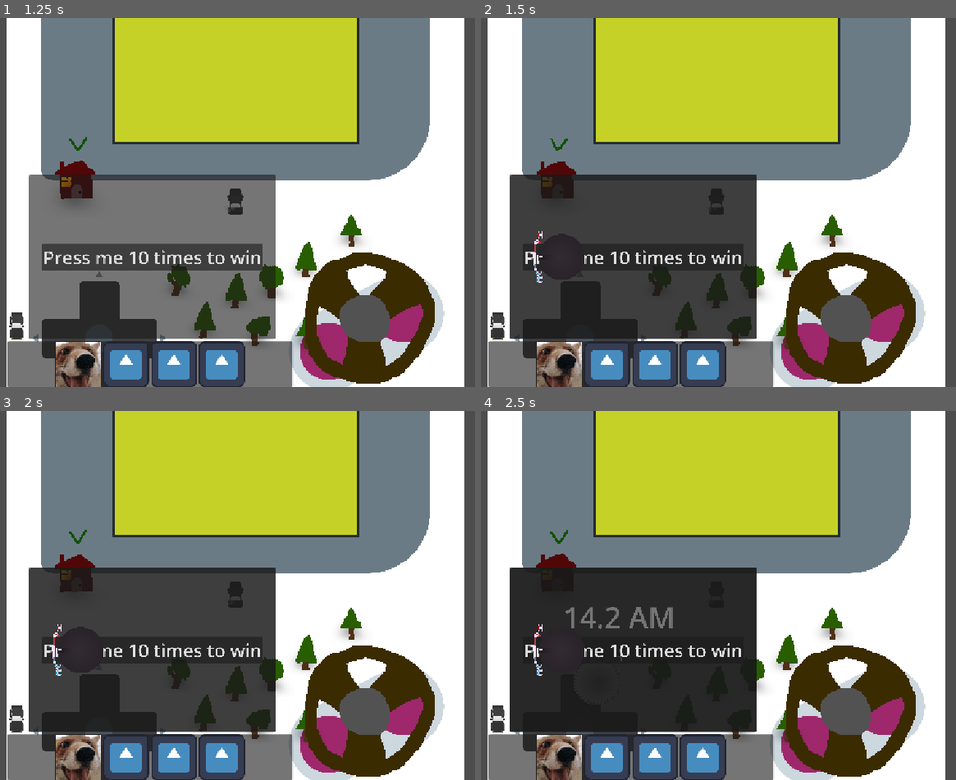
Above: before the commit, frames 1-4 (two rows, left to right).
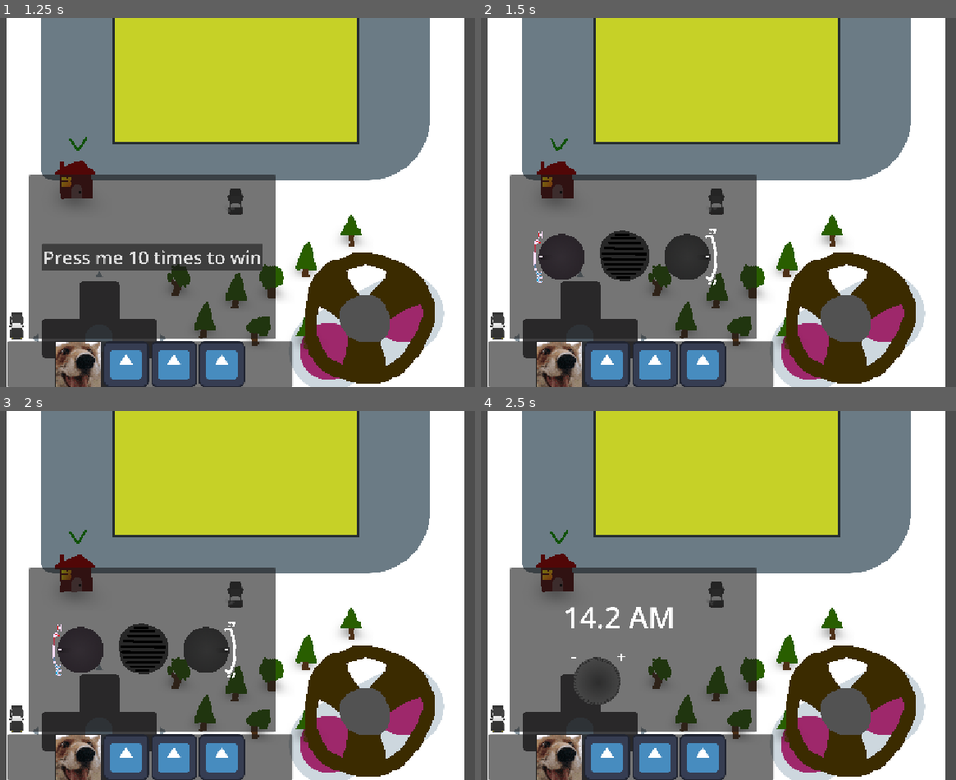
Above: after the commit, the same moments.

Repository: DBorgKiwami/game-jam-2
Game: Godot game, scene res://levels/testlevel.tscn
Two runs of this game, one before a commit and one after it. Both use one fixed random seed, a clock stepped at 60 frames per second and the inputs below. The engine's default icon, where the game draws it, is replaced by a stand-in: a white triangle on a blue panel in a dark square.
Inputs (mouse positions are in pixels of both pictures, inside the frame that each line leads up to):
- Up to frame 1 (1.25 s): click (76, 364) at 0.5 s
- Up to frame 2 (1.5 s): click (609, 364) at 1.25 s
- Up to frame 3 (2 s): no input
- Up to frame 4 (2.5 s): click (656, 757) at 2 s

Frame 1 is identical in both runs. In frame 2, 17% of the frame differs, in the area x 6-59%, y 42-88%; in frame 3, 17%; in frame 4, 19%.

Commit message:
Added new variant to heater minigame

Diff:
--- a/minigames/dial.gd
+++ b/minigames/dial.gd
@@ -3,6 +3,10 @@
 var has_mouse = false
 var active = true
 var beingClicked = false
+
+@export var flip_rotation = false
+@export var upperBound = -45
+@export var lowerBound = -122
 
 func _on_area_2d_mouse_entered() -> void:
 	has_mouse = true
@@ -15,13 +19,10 @@
 func _physics_process(delta: float) -> void:
 	if (Input.is_action_pressed("left_click") and has_mouse) or beingClicked:
 		beingClicked = true
-		rotation_degrees -= (Input.get_last_mouse_velocity().y)/100
-		rotation_degrees = clampf(rotation_degrees, -122, -45)
+		if !flip_rotation:
+			rotation_degrees -= (Input.get_last_mouse_velocity().y)/100
+		else:
+			rotation_degrees += (Input.get_last_mouse_velocity().y)/100
+		rotation_degrees = clampf(rotation_degrees, lowerBound, upperBound)
 	if Input.is_action_just_released("left_click"):
 		beingClicked = false
-
-	if rotation_degrees > -57:
-		SignalBus.emit_signal("part_repaired", 1)
-		has_mouse = false
-		beingClicked = false
-		rotation_degrees = -90
--- a/minigames/heater.gd
+++ b/minigames/heater.gd
@@ -1,3 +1,29 @@
 extends Node2D
 
-@export var dial : Sprite2D
+@export var tempdial : Sprite2D
+@export var fandial : Sprite2D
+
+
+func _ready() -> void:
+	pass
+	#SignalBus.connect("broken_part", setup_break)
+
+func setup_break() -> void:
+	var whichToBreak = randi_range(1, 3)
+	if whichToBreak == 1:
+		tempdial.rotation_degrees = -90 + randf_range(-15,15)
+	elif whichToBreak == 2:
+		fandial.rotation_degrees = 90 + randf_range(-15,15)
+	elif whichToBreak == 3:
+		tempdial.rotation_degrees = -90 + randf_range(-15,15)
+		fandial.rotation_degrees = 90 + randf_range(-15,15)
+	pass
+
+func _physics_process(delta: float) -> void:
+	if tempdial.rotation_degrees > -57 and fandial.rotation_degrees < 57:
+		SignalBus.emit_signal("part_repaired", 1)
+		tempdial.has_mouse = false
+		tempdial.beingClicked = false
+		fandial.has_mouse = false
+		fandial.beingClicked = false
+		setup_break()
--- a/minigames/heater.tscn
+++ b/minigames/heater.tscn
@@ -4,13 +4,16 @@
 [ext_resource type="Texture2D" uid="uid://m8ty88gl8i8o" path="res://images/temperature dial.png" id="1_ekvbm"]
 [ext_resource type="Texture2D" uid="uid://cluwljeotpgkl" path="res://images/temperature gauge.png" id="2_7sknv"]
 [ext_resource type="Script" uid="uid://tx8hy5ee3oe4" path="res://minigames/dial.gd" id="3_m7hpl"]
+[ext_resource type="Texture2D" uid="uid://bnd1yi8ocmatr" path="res://images/heatvent.png" id="5_jmf0s"]
+[ext_resource type="Texture2D" uid="uid://buob13y6iuwx7" path="res://images/fan gauge.png" id="6_rxhv1"]
 
 [sub_resource type="CircleShape2D" id="CircleShape2D_g4v7s"]
 radius = 102.396286
 
-[node name="Heater" type="Node2D" unique_id=1334399775 node_paths=PackedStringArray("dial")]
+[node name="Heater" type="Node2D" unique_id=1334399775 node_paths=PackedStringArray("tempdial", "fandial")]
 script = ExtResource("1_7sknv")
-dial = NodePath("Temperature Dial")
+tempdial = NodePath("Temperature Dial")
+fandial = NodePath("Fan Dial")
 
 [node name="Temperature Dial" type="Sprite2D" parent="." unique_id=1659047644]
 modulate = Color(1, 0.87058824, 1, 1)
@@ -45,5 +48,29 @@
 grow_vertical = 2
 mouse_filter = 2
 
+[node name="Vent" type="Sprite2D" parent="." unique_id=477093279]
+position = Vector2(-37, 0)
+texture = ExtResource("5_jmf0s")
+
+[node name="Fan Dial" type="Sprite2D" parent="." unique_id=1665662158]
+position = Vector2(236, 0)
+rotation = 1.5707964
+texture = ExtResource("1_ekvbm")
+script = ExtResource("3_m7hpl")
+flip_rotation = true
+upperBound = 122
+lowerBound = 45
+
+[node name="Area2D" type="Area2D" parent="Fan Dial" unique_id=1812197610]
+
+[node name="CollisionShape2D" type="CollisionShape2D" parent="Fan Dial/Area2D" unique_id=1073870184]
+shape = SubResource("CircleShape2D_g4v7s")
+
+[node name="Fan Gauge" type="Sprite2D" parent="." unique_id=1962270022]
+position = Vector2(244, 0)
+texture = ExtResource("6_rxhv1")
+
 [connection signal="mouse_entered" from="Temperature Dial/Area2D" to="Temperature Dial" method="_on_area_2d_mouse_entered"]
 [connection signal="mouse_exited" from="Temperature Dial/Area2D" to="Temperature Dial" method="_on_area_2d_mouse_exited"]
+[connection signal="mouse_entered" from="Fan Dial/Area2D" to="Fan Dial" method="_on_area_2d_mouse_entered"]
+[connection signal="mouse_exited" from="Fan Dial/Area2D" to="Fan Dial" method="_on_area_2d_mouse_exited"]
--- a/ui/toolbar.gd
+++ b/ui/toolbar.gd
@@ -25,6 +25,7 @@
 
 # tool 1 enables minigame 1 panel
 func _on_tool_1_pressed() -> void:
+	close_all_tabs()
 	$MinigameContainer/Testminigame.visible = true
 
 # return btn closes current/all minigame panel(s)
@@ -38,15 +39,18 @@
 
 
 func _on_tool_2_pressed() -> void:
+	close_all_tabs()
 	$MinigameContainer/Heater.visible = true
 	pass # Replace with function body.
 
 
 func _on_tool_3_pressed() -> void:
+	close_all_tabs()
 	$MinigameContainer/Radio.visible = true
 	pass # Replace with function body.
 
 
 func _on_tool_4_pressed() -> void:
+	close_all_tabs()
 	$MinigameContainer/Engine.visible = true
 	pass # Replace with function body.
Binary file added: images/fan gauge.png
Not shown, added: images/fan gauge.png.import
